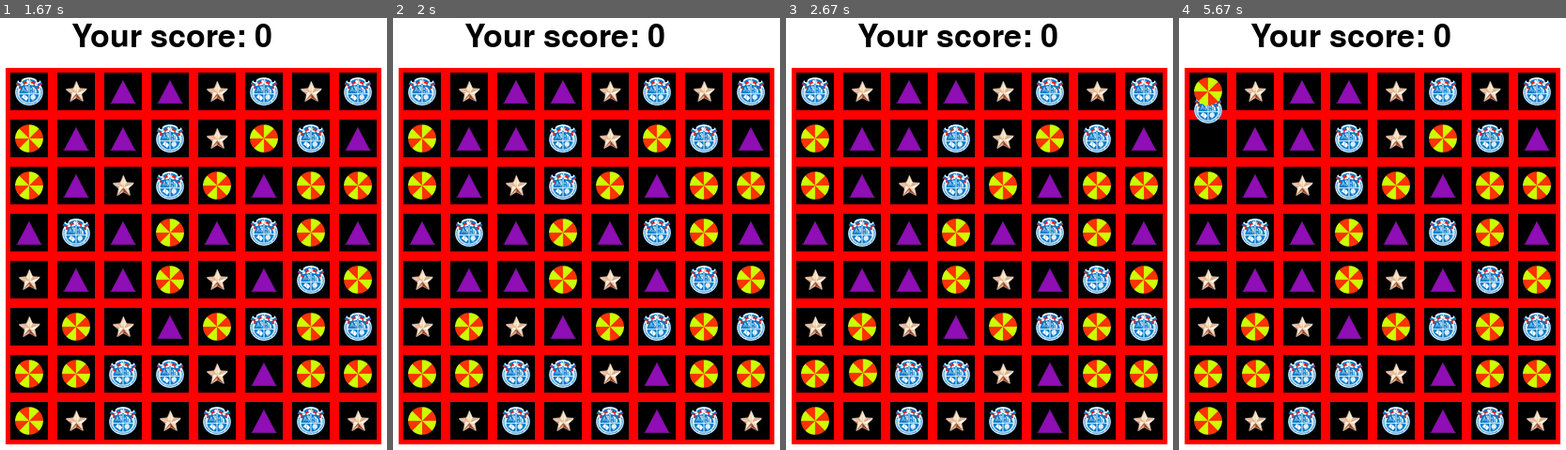
Above: before the commit, frames 1-4 (left to right).
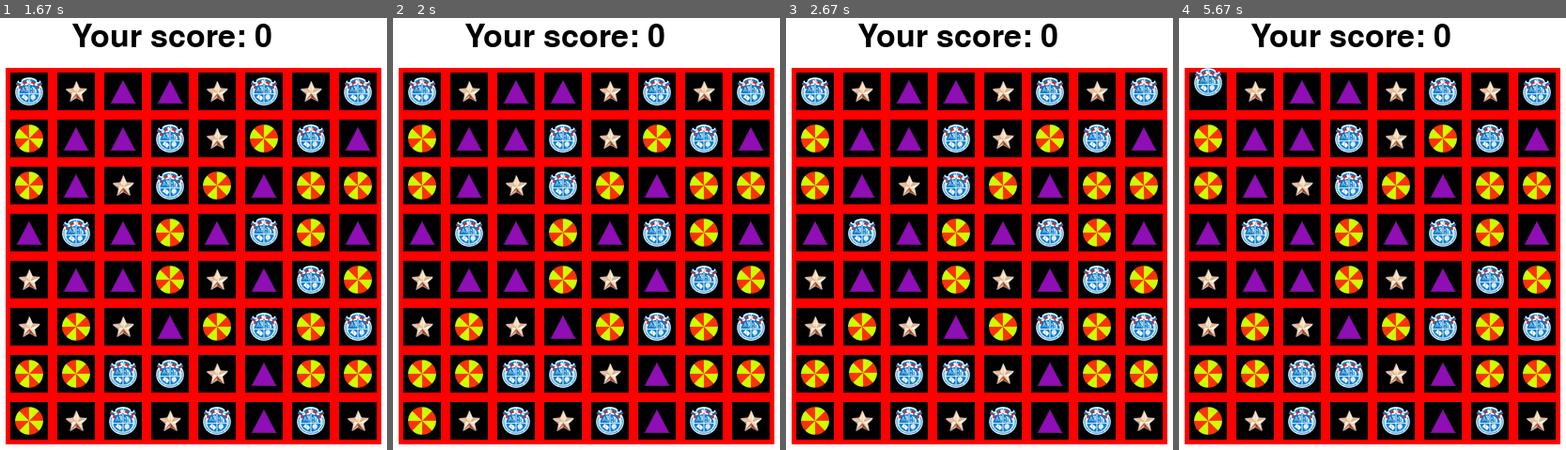
Above: after the commit, the same moments.

Repository: kbogomolov95/ProjectPyGame
Game: pygame game, started from ui.py
The game is run twice, just before and just after one commit, with the same random seed, the same clock (stepped at 60 frames per second) and the same inputs.
Inputs (mouse positions are in pixels of both pictures, inside the frame that each line leads up to):
- Up to frame 1 (1.67 s): click (239, 208) at 0.38 s; click (outside the picture) at 0.72 s; right-click (174, 406) at 1.55 s
- Up to frame 2 (2 s): click (466, 385) at 1.88 s
- Up to frame 3 (2.67 s): no input
- Up to frame 4 (5.67 s): right-click (1473, 424) at 2.72 s; click (outside the picture) at 3.05 s; right-click (1407, 26) at 3.88 s; click (outside the picture) at 4.22 s; click (outside the picture) at 5.05 s; click (outside the picture) at 5.38 s

Frame 1 is identical in both runs. In frame 2, 0.3% of the frame differs, in the area x 64-72%, y 46-53%; in frame 3, 0.3%; in frame 4, 1.7%, in the area x 3-72%, y 11-86%.

Commit message:
Not a chlen! Swipe animation and score and music and bugs

Diff:
--- a/ui.py
+++ b/ui.py
@@ -18,7 +18,7 @@
     except pygame.error as message:
         print('Cannot load image:', name)
         raise SystemExit(message)
-    # image = image.convert_alpha()
+    #image = image.convert_alpha()
     if colorkey is not None:
         if colorkey is -1:
             colorkey = image.get_at((0, 0))
@@ -60,8 +60,6 @@
 
     def draw(self, screen):
         screen.blit(self.text, (self.text_x, self.text_y))
-        # pygame.draw.rect(screen, (0, 0, 0), (self.text_x - 10, self.text_y - 10,
-        #                                       self.text_w + 20, self.text_h + 20), 1)
 
     def tick(self, delta):
         self.score += delta
@@ -167,7 +165,7 @@
 pygame.init()
 
 pygame.mixer.music.load('derevnya-durakov-tp-kalambur.mp3')
-pygame.mixer.music.play(-1)
+pygame.mixer.music.play(111111)
 pygame.mixer.music.rewind()
 
 size = width, height = 800, 600
@@ -195,8 +193,12 @@
 mov1, mov2 = False, False
 params = {'selected': None, 'deletion': False, 'move': False, 'waiting': False}
 
-timer = 0
-timer2 = 0
+moving_timer = 0
+delay = 15
+in_waiting = False
+
+deleting_objects = []
+
 while running:
     for event in pygame.event.get():
         if event.type == pygame.QUIT:
@@ -225,49 +227,64 @@
                 all_sprites.update(params, pos2)
                 mov1 = calc(pos1, pos2)
                 mov2 = calc(pos2, pos1)
-                timer = 16
+                moving_timer = 20
             else:
                 pos2 = None
                 params['selected'] = True
 
-    if timer2:
-        timer2 -= 1
-    if timer:
-        timer -= 1
+    if delay:
+        delay -= 1
+
+    if moving_timer:
+        moving_timer -= 1
     else:
         mov1, mov2 = False, False
+
+    if moving_timer == 1:
+        moving_timer -= 1
+        update_map(get_i_j(pos1), get_i_j(pos2))
+        params['waiting'] = True
+        delay = 15
+        pos1 = None
+        pos2 = None
+        params['selected'] = False
+
+    elif moving_timer == 10:
+        mov1, mov2 = False, False
+        params['selected'] = True
+
+    if delay == 1:
+        if in_waiting:
+            update_map((0, 0), (0, 0))
+            in_waiting = False
+        else:
+            update_map(waited=True)
+            in_waiting = True
+        delay = 15
+
+    #######ОТРИСОВКА#######
+    deleting_objects = logic.new_consequences(matrix, m.size, check = True)
+    last_state = params['selected']
+    params['move'] = False
+    params['selected'] = True
+    for coords in deleting_objects:
+        all_sprites.update(params, get_obj_coords(coords[1], coords[0]))
+    params['selected'] = last_state
 
     params['move'] = mov1
     all_sprites.update(params, pos1)
     screen.fill((255, 255, 255))
-
     params['move'] = mov2
     all_sprites.update(params, pos2)
-
     screen.blit(board.render(), (X0, Y0))
     score_board.set_score(logic.score)
     score_board.draw(screen)
-
     all_sprites.draw(screen)
-
     clock.tick(fps)
     pygame.display.flip()
-    if timer == 1:
-        timer -= 1
-        update_map(get_i_j(pos1), get_i_j(pos2))
-        params['waiting'] = True
-        timer2 = 50
-        pos1 = None
-        pos2 = None
-        params['selected'] = False
-    elif timer == 6:
-        mov1, mov2 = False, False
-        params['selected'] = True
-    if timer2 == 1:
-        update_map(waited=True)
-        params['waiting'] = False
-        update_map((0, 0), (0, 0))
-        timer2 = 50
-    # params['waiting'] = False
+    ######################
 
 pygame.quit()
+
+#c пустыми    update_map(waited=True)
+#с рандомными update_map((0, 0), (0, 0))
